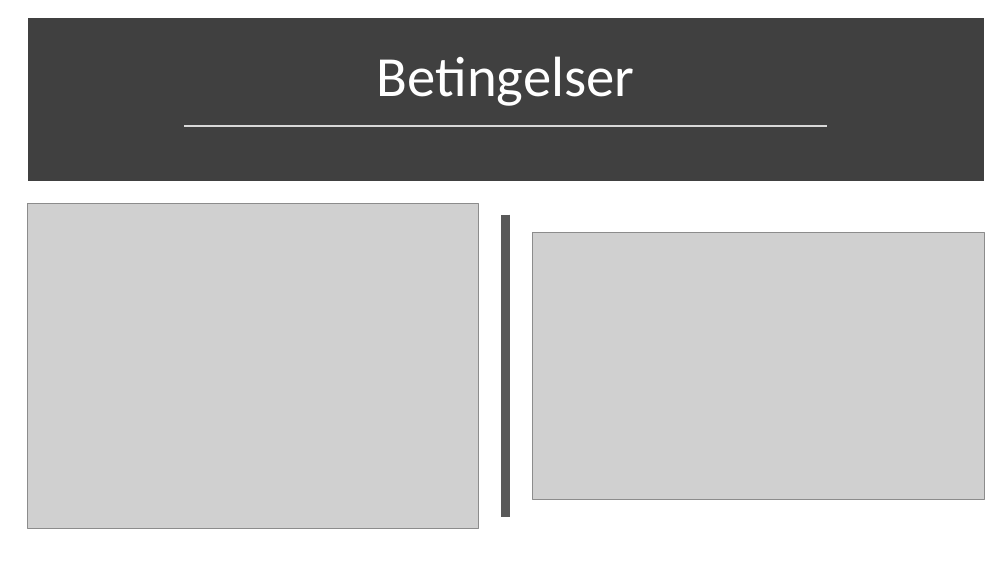
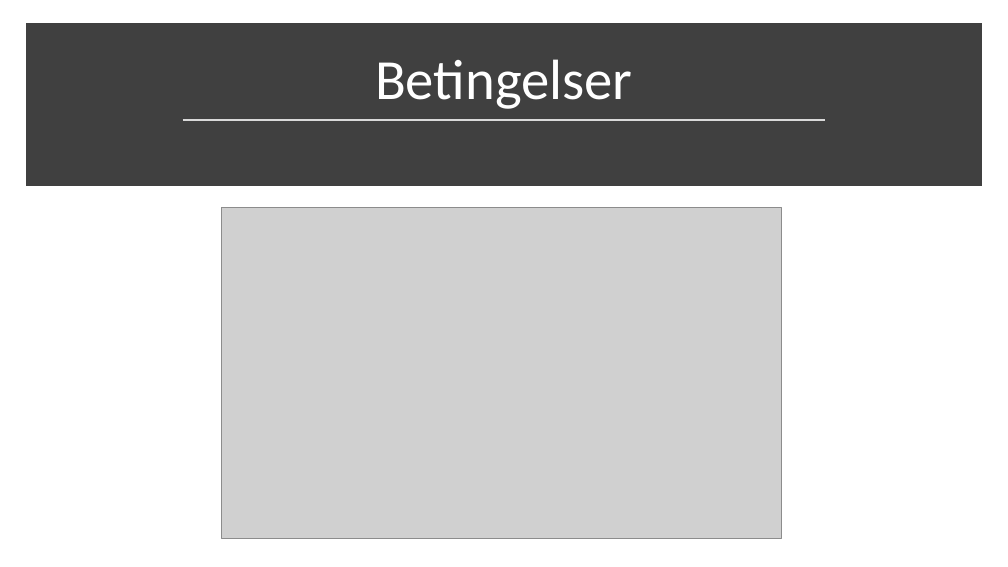
Before and after one commit to AizanM/IT2, a slide deck: slide 3 of Uke 36/Uke 36.pptx (slide 4 before the commit). Drawn at 1008x567 pixels with LibreOffice and Linux fonts; fonts in the diff are those of the drawing; grey boxes stand for pictures. Boxes give left, top, right and bottom in pixels: in the first picture for what was removed or moved away, otherwise in the second. Text is boxed around its words. In the diff, an @@ line names an element or a change of style, - is before the commit and + after.

```diff
--- a/Uke 36/Uke 36.pptx
+++ b/Uke 36/Uke 36.pptx
@@ rectangle: place and size @@
-rectangle at <box>33,23,979,176</box>
+rectangle at <box>31,29,977,181</box>
@@ line moved from (185, 126) - (827, 126) to (183, 119) - (826, 119) @@
@@ picture removed at <box>27,203,479,528</box> @@
@@ picture: place and size @@
-picture at <box>533,233,985,499</box>
+picture at <box>222,207,782,538</box>
@@ line removed from (506, 215) to (506, 517) @@
```
Also in this commit, not shown: 3 other slides changed, 4 slides added, 1 slide removed, 1 other file.
